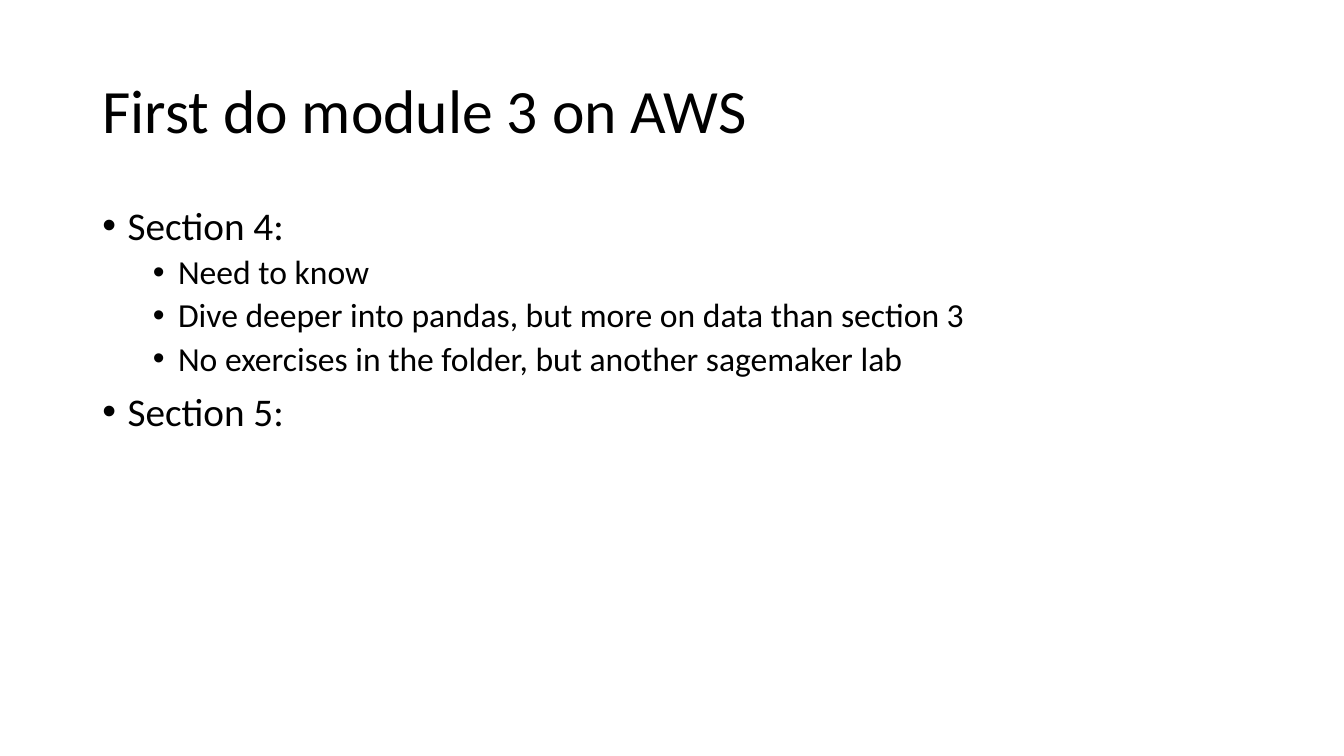
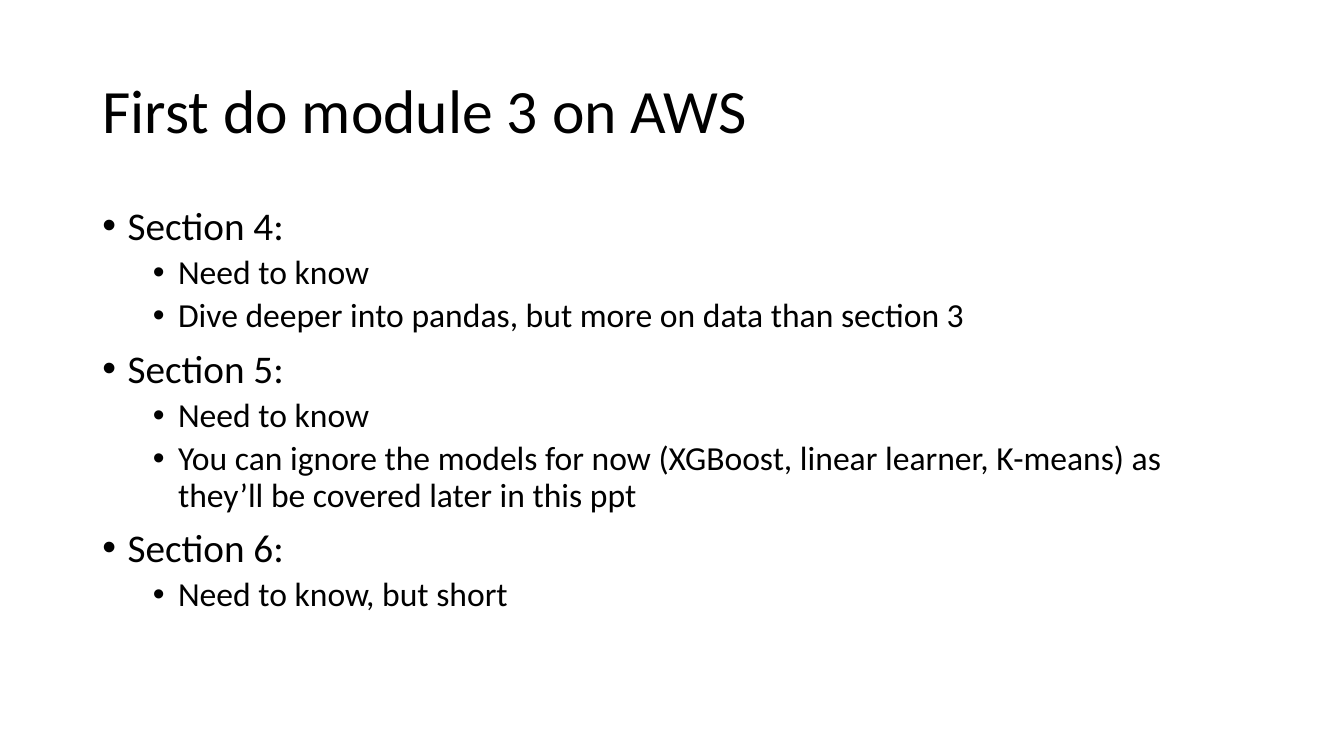
Before and after one commit to mjochen/CloudAI, a slide deck: slide 4 of PPT/3 - Implementing a pipeline.pptx. Drawn at 1344x756 pixels with LibreOffice and Linux fonts; fonts in the diff are those of the drawing. Boxes give left, top, right and bottom in pixels: in the first picture for what was removed or moved away, otherwise in the second. Text is boxed around its words. In the diff, an @@ line names an element or a change of style, - is before the commit and + after.

```diff
--- a/PPT/3 - Implementing a pipeline.pptx
+++ b/PPT/3 - Implementing a pipeline.pptx
@@ text at <box>178,347,902,377</box>: paragraph removed @@
-  • No exercises in the folder, but another sagemaker lab
@@ text at <box>128,403,1161,610</box>: paragraphs added @@
+  • Need to know
+  • You can ignore the models for now (XGBoost, linear learner, K-means) as they’ll be covered later in this ppt
+• Section 6:
+  • Need to know, but short
```
Also in this commit, not shown: 1 other slide changed, 13 slides added, 1 slide removed, 24 other files.
